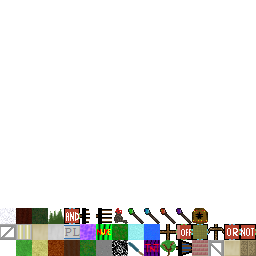
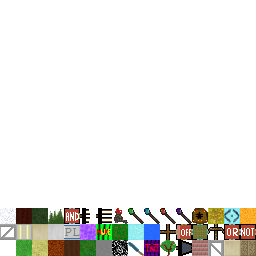
Layer changes from the first 256×256 image to the second:
added layer "Pasted Layer" above "ItemTextures.png" over (240, 208, 256, 224)
painted on "ItemTextures.png" over (208, 208, 240, 224)
